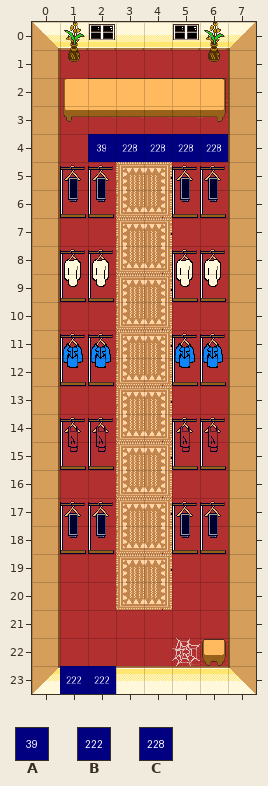
Two versions of a level (Tiled map, bgs/maps/flayithro_shop.tmx). The picture above is the old version.
Cells are 32x32 px. Shown: x 0..7, y 0..23.
Key: from "blue-labels": A 38, B 221, C 227.
_ is an empty cell.
Layers that did not change in this view are not listed.
Layer "actions" before, first column x 0:
 0 ________
 1 ________
 2 ________
 3 ________
 4 ___CCCC_
 5 ________
 6 ________
 7 ________
 8 ________
 9 ________
10 ________
11 ________
12 ________
13 ________
14 ________
15 ________
16 ________
17 ________
18 ________
19 ________
20 ________
21 ________
22 ________
23 _BB_____
Now the later version:
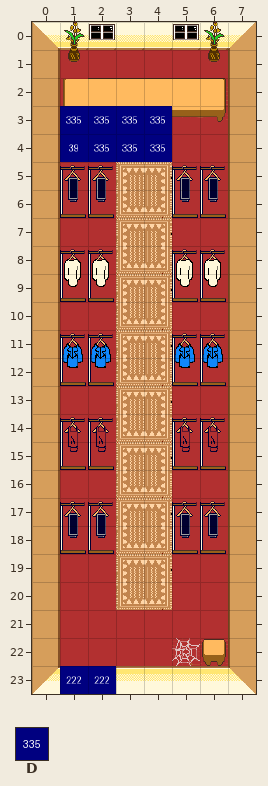
Further tiles: from "blue-labels": D 334.
Difference:
Layer "characters":
The author put tile A in row 4 at x 1.
The author cleared tile A in row 4 at x 2.
Layer "actions":
Tile C becomes tile D in row 4 at x 3 to 4.
The author put tile D in row 3 at x 1 to 4; in row 4 at x 2.
The author cleared tile C in row 4 at x 5 to 6.
Boxes around the changes in both pictures, in picture pixels (x1, y1, x2, y2):
changed: (60, 106, 228, 162)
